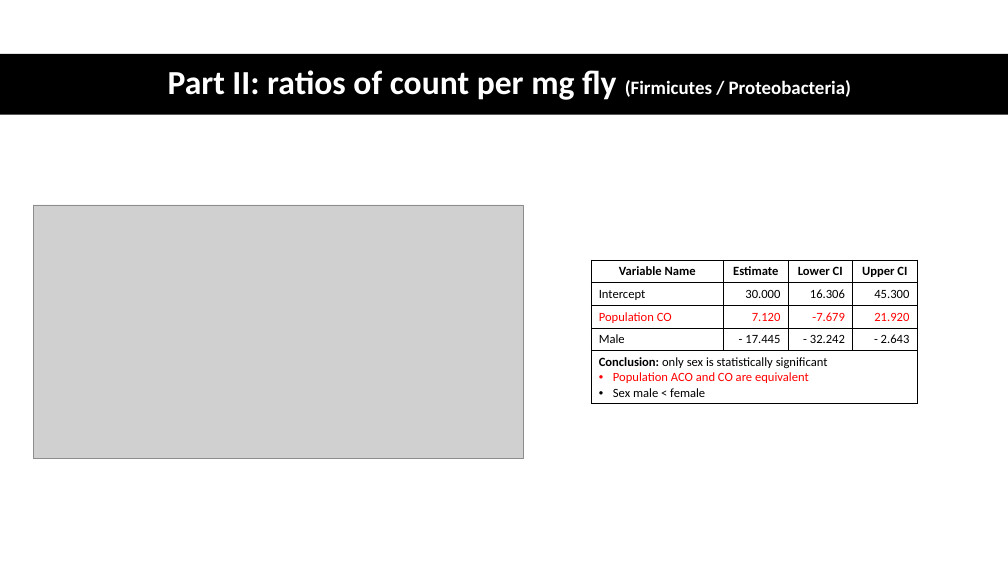
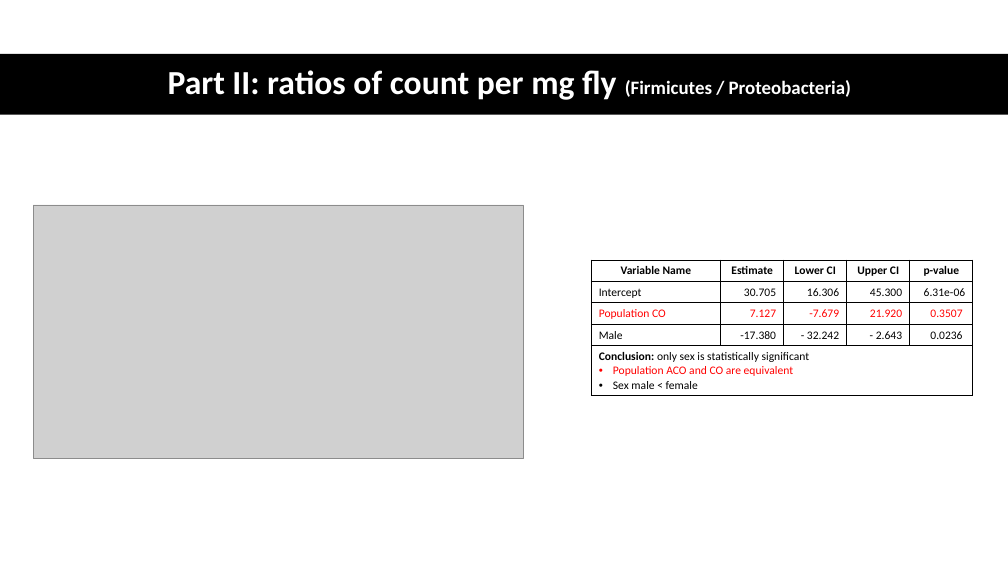
Before and after one commit to yinhan1/Bacteria_categorical_analysis, a slide deck: slide 2 of Nested ANOVA/summary/cfu analysis 07:14:2020.pptx. Drawn at 1008x567 pixels with LibreOffice and Linux fonts; fonts in the diff are those of the drawing; grey boxes stand for pictures. Boxes give left, top, right and bottom in pixels: in the first picture for what was removed or moved away, otherwise in the second. Text is boxed around its words. In the diff, an @@ line names an element or a change of style, - is before the commit and + after.

Commit message:
check p-value for nested components

```diff
--- a/Nested ANOVA/summary/cfu analysis 07:14:2020.pptx
+++ b/Nested ANOVA/summary/cfu analysis 07:14:2020.pptx
@@ table at bbox=[591, 260, 972, 395] @@
-column 2: Estimate | 30.000 | 7.120 | - 17.445 | 
+column 2: Estimate | 30.705 | 7.127 | -17.380 | 
+column 5: p-value | 6.31e-06 | 0.3507 | 0.0236 | 
@@ table: place and size @@
-table at bbox=[591, 260, 917, 404]
+table at bbox=[591, 260, 972, 395]
```
Also in this commit, not shown: 1 other slide changed, 1 other file.
